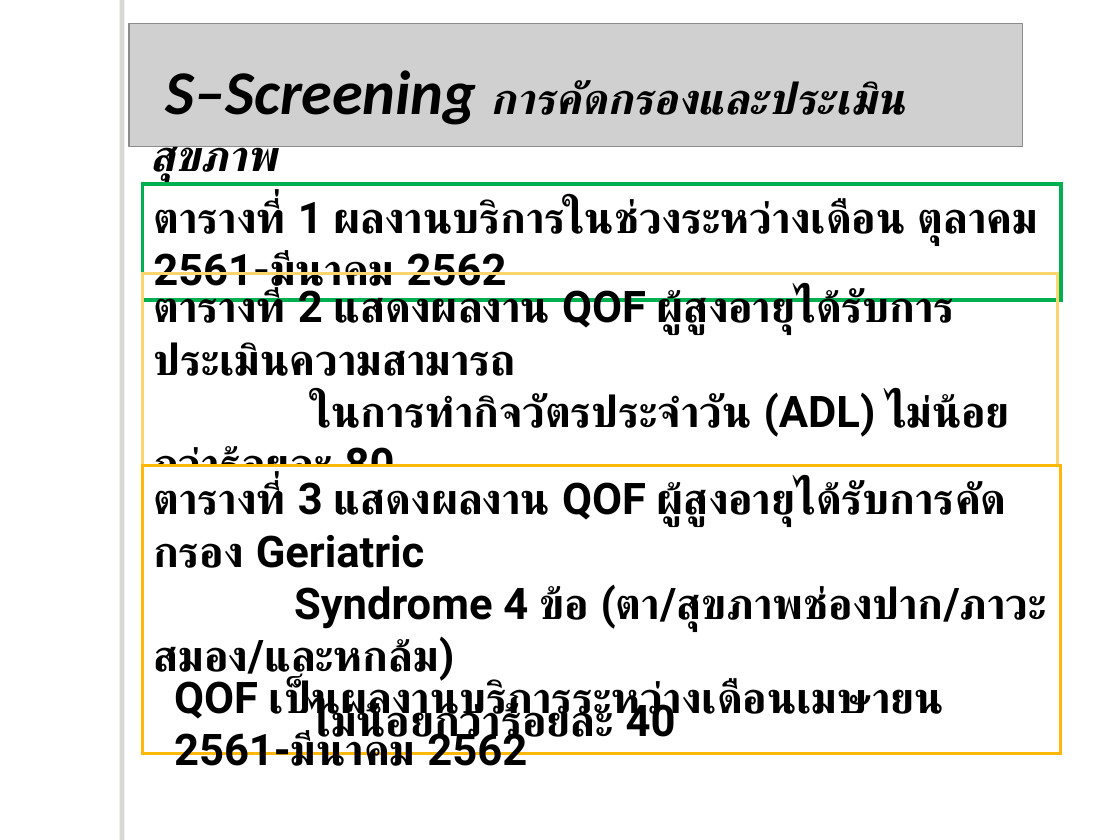
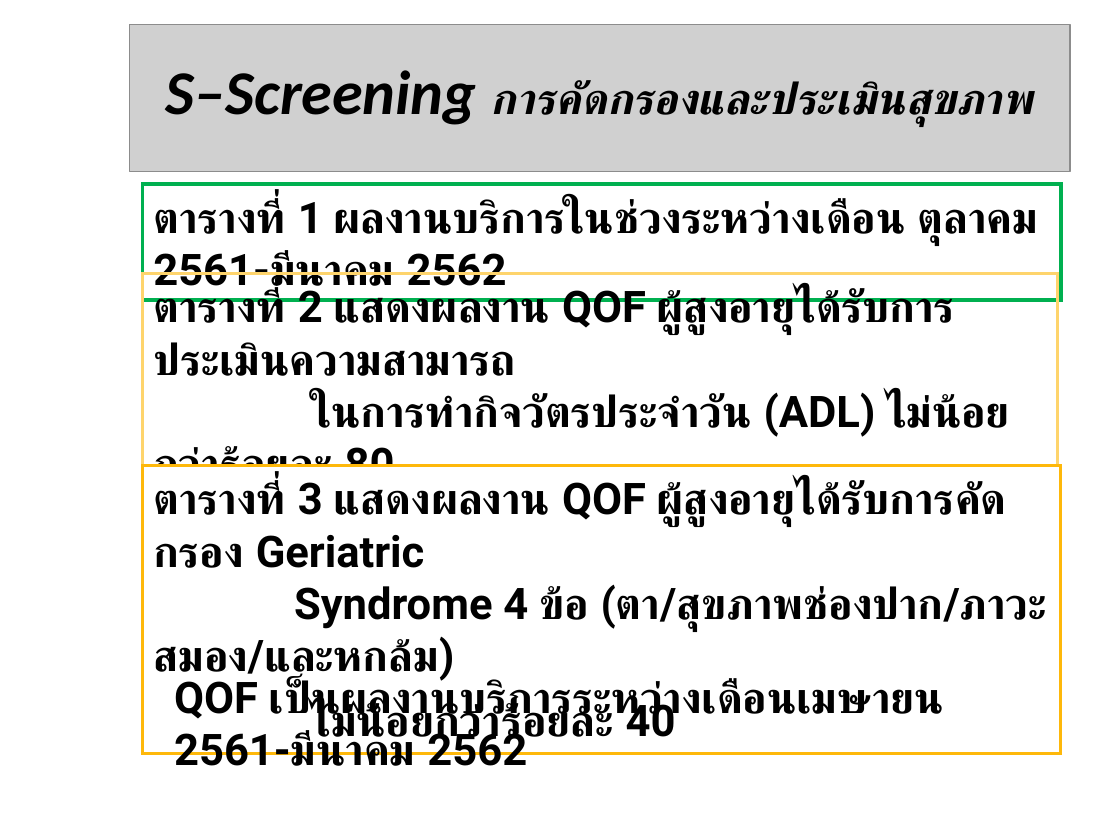
Before and after one commit to joblackpoc/Jobs_SSJ, a slide deck: slide 4 of นิเทศก์/Ready/18เมษายน62/หมออนุ_งานสูงอายุระดับเขต_บ่าย.ppt. Drawn at 1120x840 pixels with LibreOffice and Linux fonts; fonts in the diff are those of the drawing; grey boxes stand for pictures; background and template pictures are left out. Boxes give left, top, right and bottom in pixels: in the first picture for what was removed or moved away, otherwise in the second. Text is boxed around its words. In the diff, an @@ line names an element or a change of style, - is before the commit and + after.

```diff
--- a/นิเทศก์/Ready/18เมษายน62/หมออนุ_งานสูงอายุระดับเขต_บ่าย.ppt
+++ b/นิเทศก์/Ready/18เมษายน62/หมออนุ_งานสูงอายุระดับเขต_บ่าย.ppt
@@ rectangle removed at bbox=[124, 0, 133, 840] @@
@@ picture: place and size @@
-picture at bbox=[129, 24, 1021, 147]
+picture at bbox=[130, 25, 1070, 171]
@@ text "S–Screening การคัดกรองและประเมินสุขภาพ" rewrapped from bbox=[150, 70, 906, 183] to bbox=[166, 70, 1033, 126] @@
```
Also in this commit, not shown: 10 other slides changed, 1 slide added, 1 slide removed, 13 other files.
